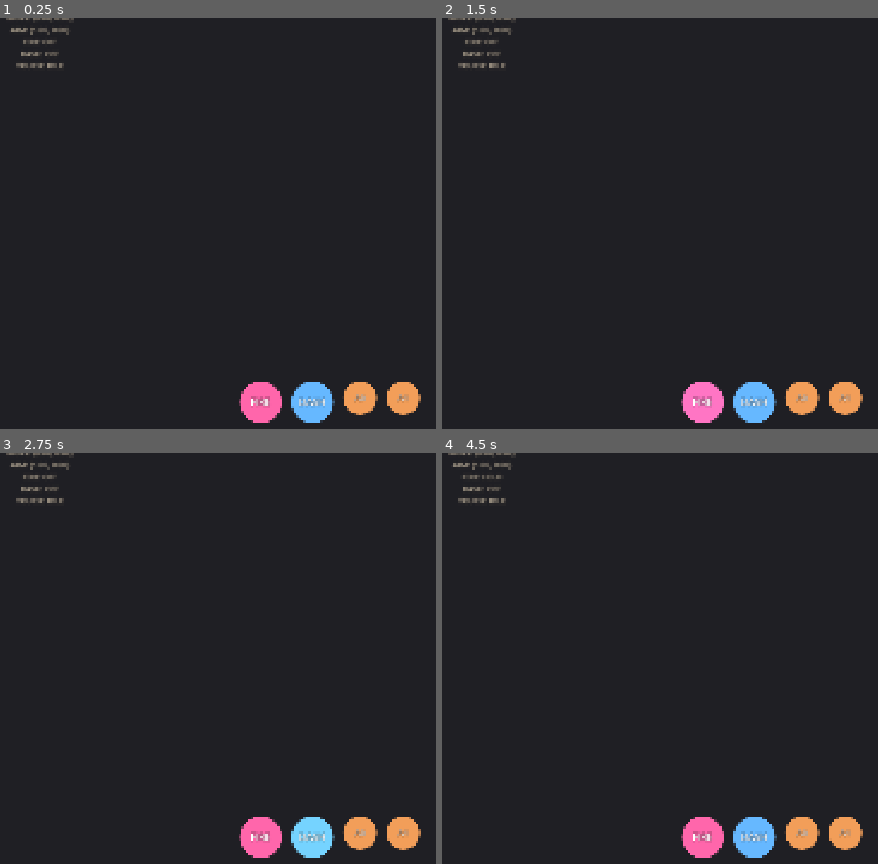
Above: before the commit, frames 1-4 (two rows, left to right).
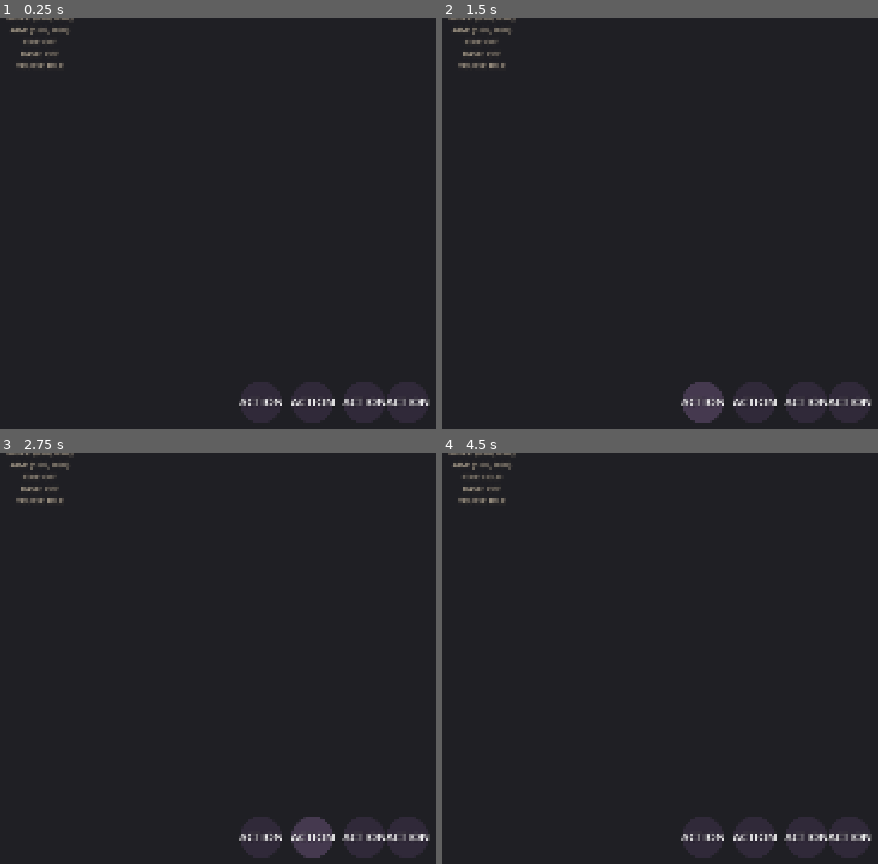
Above: after the commit, the same moments.

Repository: ZhiH2333/WPG
Game: Godot game, scene res://ui/mobile/mobile_controls_test.tscn
Same seed, same stepped clock (60 frames per second), same inputs: the game is played once before the commit and once after it. This scene is started directly instead of the project's main scene.
Inputs (mouse positions are in pixels of both pictures, inside the frame that each line leads up to):
- Up to frame 1 (0.25 s): no input
- Up to frame 2 (1.5 s): click (703, 400) at 0.5 s, where only the run before the commit has a clickable "FIRE"; click (703, 400) at 1.25 s, where only the run after the commit has a clickable "ACTION"
- Up to frame 3 (2.75 s): click (313, 835) at 2 s, where only the run before the commit has a clickable "DASH"
- Up to frame 4 (4.5 s): click (803, 831) at 2.75 s, where only the run before the commit has a clickable "A0"; click (847, 831) at 3.5 s, where only the run before the commit has a clickable "A1"; tap Enter (ui_accept) at 4.25 s; drag from (703, 851) to (564, 580) at 4.27 s

The runs differ from the first frame. In frame 1, 2.7% of the frame differs, in the area x 54-99%, y 88-99%; in frame 2, 2.7%; in frame 3, 2.7%; in frame 4, 2.7%.
Error after the commit: Invalid assignment of property or key 'button_color' with value of type 'Color' on a base object of type 'Control (TouchActionButton)'. (res://ui/mobile/mobile…

Commit message:
:sparkles: virtual joy

Diff:
--- a/sandbox/combat_sandbox.gd
+++ b/sandbox/combat_sandbox.gd
@@ -97,6 +97,7 @@
 @onready var _players_root: Node2D = $ViewportContainer/GameViewport/World/Players
 @onready var _net: NetSession = $NetSession
 @onready var _room_notice: RoomNotice = $RoomNotice
+@onready var _touch_controls: TouchControls = $TouchControls
 
 func _ready() -> void:
 	GameSettings.load_from_disk()
@@ -289,6 +290,18 @@
 	_hud.bind_weapon_host(_local_player.get_weapon_host())
 	_hud.bind_encounter(_encounter)
 	_hud.bind_run_session(_run_session)
+
+	# Bind TouchControls to PlayerInput
+	if _touch_controls != null:
+		var touch_input: TouchInput = _touch_controls.get_touch_input()
+		if touch_input != null:
+			if player_input != null:
+				touch_input._set_player_input_for_test(player_input)
+				# Also bind the individual components
+				touch_input._set_move_stick_for_test(_touch_controls._move_stick)
+				touch_input._set_aim_stick_for_test(_touch_controls._aim_stick)
+				touch_input._set_fire_button_for_test(_touch_controls._fire_button)
+				touch_input._set_dash_button_for_test(_touch_controls._dash_button)
 	_bind_party_hud()
 	_bind_weapon_hit_players()
 	_run_session.bind_players(_synced_pawns)
--- a/sandbox/combat_sandbox.tscn
+++ b/sandbox/combat_sandbox.tscn
@@ -26,6 +26,7 @@
 [ext_resource type="AudioStream" path="res://audio/war.mp3" id="24_music"]
 [ext_resource type="Script" path="res://arena/net_session.gd" id="25_net"]
 [ext_resource type="PackedScene" path="res://ui/room_notice.tscn" id="26_notice"]
+[ext_resource type="PackedScene" path="res://ui/mobile/touch_controls.tscn" id="27_touch"]
 
 [sub_resource type="RectangleShape2D" id="RectangleShape2D_hwall"]
 size = Vector2(1680, 40)
@@ -302,3 +303,5 @@
 [node name="PauseOverlay" parent="." instance=ExtResource("18_pause")]
 
 [node name="RoomNotice" parent="." instance=ExtResource("26_notice")]
+
+[node name="TouchControls" parent="." instance=ExtResource("27_touch")]
--- a/ui/game_settings.gd
+++ b/ui/game_settings.gd
@@ -50,6 +50,13 @@
 	"weapon_smg": JOY_BUTTON_DPAD_DOWN,
 }
 
+enum TouchControlsMode {
+	AUTO = 0,
+	ON = 1,
+	OFF = 2,
+}
+
+static var _touch_controls_mode: int = TouchControlsMode.AUTO
 static var _volume: float = DEFAULT_VOLUME
 static var _music_volume: float = DEFAULT_VOLUME
 static var _sfx_volume: float = DEFAULT_VOLUME
@@ -70,6 +77,7 @@
 	_ui_scale = 1.0
 	_vsync_enabled = true
 	_msaa_index = 0
+	_touch_controls_mode = TouchControlsMode.AUTO
 	_key_overrides.clear()
 	_joy_overrides.clear()
 	if not FileAccess.file_exists(PATH):
@@ -85,6 +93,7 @@
 	_ui_scale = clampf(float(cfg.get_value("display", "ui_scale", 1.0)), 0.8, 1.3)
 	_vsync_enabled = bool(cfg.get_value("display", "vsync", true))
 	_msaa_index = clampi(int(cfg.get_value("display", "msaa", 0)), 0, 3)
+	_touch_controls_mode = clampi(int(cfg.get_value("input", "touch_controls", int(TouchControlsMode.AUTO))), 0, 2)
 	for action: String in REBINDABLE_ACTIONS:
 		var default_key: int = int(DEFAULT_KEYS[action])
 		var stored: int = int(cfg.get_value("controls", action, default_key))
@@ -106,6 +115,7 @@
 	cfg.set_value("display", "ui_scale", _ui_scale)
 	cfg.set_value("display", "vsync", _vsync_enabled)
 	cfg.set_value("display", "msaa", _msaa_index)
+	cfg.set_value("input", "touch_controls", int(_touch_controls_mode))
 	for action: String in REBINDABLE_ACTIONS:
 		cfg.set_value("controls", action, get_key_for_action(action))
 	for action: String in REBINDABLE_JOY_ACTIONS:
@@ -198,6 +208,25 @@
 
 static func set_msaa_index(index: int) -> void:
 	_msaa_index = clampi(index, 0, 3)
+
+static func get_touch_controls_mode() -> TouchControlsMode:
+	return _touch_controls_mode
+
+static func set_touch_controls_mode(mode: TouchControlsMode) -> void:
+	_touch_controls_mode = mode
+
+static func is_mobile_platform() -> bool:
+	return OS.has_feature("mobile") or OS.has_feature("web_android") or OS.has_feature("web_ios")
+
+static func is_touch_controls_enabled() -> bool:
+	match _touch_controls_mode:
+		TouchControlsMode.ON:
+			return true
+		TouchControlsMode.OFF:
+			return false
+		TouchControlsMode.AUTO:
+			return is_mobile_platform()
+	return false
 
 static func get_key_for_action(action: String) -> int:
 	return int(_key_overrides.get(action, DEFAULT_KEYS.get(action, -1)))
--- a/ui/game_theme.tres
+++ b/ui/game_theme.tres
@@ -430,6 +430,88 @@
 corner_radius_top_right = 6
 corner_radius_bottom_right = 6
 corner_radius_bottom_left = 6
+
+[sub_resource type="StyleBoxFlat" id="sb_touch_action_normal"]
+content_margin_left = 0.0
+content_margin_top = 0.0
+content_margin_right = 0.0
+content_margin_bottom = 0.0
+bg_color = Color(0.19, 0.16, 0.225, 1)
+corner_radius_top_left = 50
+corner_radius_top_right = 50
+corner_radius_bottom_right = 50
+corner_radius_bottom_left = 50
+
+[sub_resource type="StyleBoxFlat" id="sb_touch_action_hover"]
+content_margin_left = 0.0
+content_margin_top = 0.0
+content_margin_right = 0.0
+content_margin_bottom = 0.0
+bg_color = Color(0.27, 0.225, 0.31, 1)
+corner_radius_top_left = 50
+corner_radius_top_right = 50
+corner_radius_bottom_right = 50
+corner_radius_bottom_left = 50
+
+[sub_resource type="StyleBoxFlat" id="sb_touch_action_pressed"]
+content_margin_left = 0.0
+content_margin_top = 0.0
+content_margin_right = 0.0
+content_margin_bottom = 0.0
+bg_color = Color(0.42, 0.22, 0.33, 1)
+corner_radius_top_left = 50
+corner_radius_top_right = 50
+corner_radius_bottom_right = 50
+corner_radius_bottom_left = 50
+
+[sub_resource type="StyleBoxFlat" id="sb_touch_action_focus"]
+content_margin_left = 0.0
+content_margin_top = 0.0
+content_margin_right = 0.0
+content_margin_bottom = 0.0
+bg_color = Color(1, 1, 1, 0)
+border_width_left = 3
+border_width_top = 3
+border_width_right = 3
+border_width_bottom = 3
+border_color = Color(0.96, 0.93, 0.88, 0.9)
+corner_radius_top_left = 50
+corner_radius_top_right = 50
+corner_radius_bottom_right = 50
+corner_radius_bottom_left = 50
+
+[sub_resource type="StyleBoxFlat" id="sb_touch_action_disabled"]
+content_margin_left = 0.0
+content_margin_top = 0.0
+content_margin_right = 0.0
+content_margin_bottom = 0.0
+bg_color = Color(0.14, 0.12, 0.165, 1)
+corner_radius_top_left = 50
+corner_radius_top_right = 50
+corner_radius_bottom_right = 50
+corner_radius_bottom_left = 50
+
+[sub_resource type="StyleBoxFlat" id="sb_touch_stick_base"]
+content_margin_left = 0.0
+content_margin_top = 0.0
+content_margin_right = 0.0
+content_margin_bottom = 0.0
+bg_color = Color(1, 1, 1, 0.12)
+corner_radius_top_left = 80
+corner_radius_top_right = 80
+corner_radius_bottom_right = 80
+corner_radius_bottom_left = 80
+
+[sub_resource type="StyleBoxFlat" id="sb_touch_stick_knob"]
+content_margin_left = 0.0
+content_margin_top = 0.0
+content_margin_right = 0.0
+content_margin_bottom = 0.0
+bg_color = Color(1, 1, 1, 0.35)
+corner_radius_top_left = 40
+corner_radius_top_right = 40
+corner_radius_bottom_right = 40
+corner_radius_bottom_left = 40
 
 [resource]
 CheckBox/colors/font_color = Color(0.96, 0.93, 0.88, 1)
@@ -696,3 +778,29 @@
 StatValue/constants/outline_size = 6
 StatValue/font_sizes/font_size = 24
 StatValue/fonts/font = SubResource("font_bar_bold")
+
+TouchActionButton/base_type = &"Button"
+TouchActionButton/colors/font_color = Color(1, 1, 1, 1)
+TouchActionButton/font_sizes/font_size = 28
+TouchActionButton/fonts/font = SubResource("font_bar_bold")
+TouchActionButton/styles/disabled = SubResource("sb_touch_action_disabled")
+TouchActionButton/styles/focus = SubResource("sb_touch_action_focus")
+TouchActionButton/styles/hover = SubResource("sb_touch_action_hover")
+TouchActionButton/styles/normal = SubResource("sb_touch_action_normal")
+TouchActionButton/styles/pressed = SubResource("sb_touch_action_pressed")
+
+TouchActionButtonSmall/base_type = &"Button"
+TouchActionButtonSmall/colors/font_color = Color(1, 1, 1, 1)
+TouchActionButtonSmall/font_sizes/font_size = 20
+TouchActionButtonSmall/fonts/font = SubResource("font_bar_bold")
+TouchActionButtonSmall/styles/disabled = SubResource("sb_touch_action_disabled")
+TouchActionButtonSmall/styles/focus = SubResource("sb_touch_action_focus")
+TouchActionButtonSmall/styles/hover = SubResource("sb_touch_action_hover")
+TouchActionButtonSmall/styles/normal = SubResource("sb_touch_action_normal")
+TouchActionButtonSmall/styles/pressed = SubResource("sb_touch_action_pressed")
+
+TouchStickBase/base_type = &"TextureRect"
+TouchStickBase/styles/normal = SubResource("sb_touch_stick_base")
+
+TouchStickKnob/base_type = &"TextureRect"
+TouchStickKnob/styles/normal = SubResource("sb_touch_stick_knob")
--- a/ui/mobile/touch_action_button.gd
+++ b/ui/mobile/touch_action_button.gd
@@ -3,15 +3,16 @@
 
 ## 轻量触屏按钮组件：pressed / released / held / just_pressed
 ## 不包含任何战斗逻辑，只产出边沿与状态
+## 使用 FlatBold theme tokens，不创建 StyleBoxFlat.new()
 
 signal pressed
 signal released
 signal just_pressed
 
 @export var button_text: String = "ACTION"
-@export var button_color: Color = Color(1, 0.4, 0.67, 1)
 @export var button_size: Vector2 = Vector2(100, 100)
 @export var font_size: int = 28
+@export var use_small_variant: bool = false
 
 var _held: bool = false
 var _just_pressed: bool = false
@@ -30,41 +31,8 @@
 func _setup_button() -> void:
 	_button.custom_minimum_size = button_size
 	_button.size = button_size
-	_button.theme_type_variation = ""
-
-	var style_normal: StyleBoxFlat = StyleBoxFlat.new()
-	style_normal.bg_color = button_color
-	style_normal.corner_radius_top_left = 50
-	style_normal.corner_radius_top_right = 50
-	style_normal.corner_radius_bottom_right = 50
-	style_normal.corner_radius_bottom_left = 50
-	style_normal.content_margin_left = 0
-	style_normal.content_margin_top = 0
-	style_normal.content_margin_right = 0
-	style_normal.content_margin_bottom = 0
-
-	var style_hover: StyleBoxFlat = style_normal.duplicate() as StyleBoxFlat
-	style_hover.bg_color = button_color * Color(1.15, 1.15, 1.15, 1)
-
-	var style_pressed: StyleBoxFlat = style_normal.duplicate() as StyleBoxFlat
-	style_pressed.bg_color = button_color * Color(0.85, 0.85, 0.85, 1)
-
-	var style_focus: StyleBoxFlat = StyleBoxFlat.new()
-	style_focus.border_width_left = 3
-	style_focus.border_width_top = 3
-	style_focus.border_width_right = 3
-	style_focus.border_width_bottom = 3
-	style_focus.border_color = Color(0.96, 0.93, 0.88, 0.9)
-	style_focus.corner_radius_top_left = 50
-	style_focus.corner_radius_top_right = 50
-	style_focus.corner_radius_bottom_right = 50
-	style_focus.corner_radius_bottom_left = 50
-
-	_button.add_theme_stylebox_override("normal", style_normal)
-	_button.add_theme_stylebox_override("hover", style_hover)
-	_button.add_theme_stylebox_override("pressed", style_pressed)
-	_button.add_theme_stylebox_override("focus", style_focus)
-	_button.add_theme_stylebox_override("disabled", style_normal.duplicate())
+	_button.theme_type_variation = "TouchActionButtonSmall" if use_small_variant else "TouchActionButton"
+	_button.focus_mode = Control.FOCUS_NONE
 
 	_label.text = button_text
 	_label.horizontal_alignment = HORIZONTAL_ALIGNMENT_CENTER
--- /dev/null
+++ b/ui/mobile/touch_controls.gd
@@ -0,0 +1,64 @@
+extends Control
+class_name TouchControls
+
+## Touch Controls 容器：管理虚拟摇杆和动作按钮的显示/隐藏
+## 根据 GameSettings.is_touch_controls_enabled() 决定是否显示
+## 不包含战斗逻辑，只负责组合 VirtualStick / TouchActionButton / TouchInput
+
+signal touch_visibility_changed(visible: bool)
+
+@onready var _move_stick: VirtualStick = $MoveStick
+@onready var _aim_stick: VirtualStick = $AimStick
+@onready var _fire_button: TouchActionButton = $ActionButtons/FireButton
+@onready var _dash_button: TouchActionButton = $ActionButtons/DashButton
+@onready var _ability0_button: TouchActionButton = $ActionButtons/Ability0Button
+@onready var _ability1_button: TouchActionButton = $ActionButtons/Ability1Button
+@onready var _touch_input: TouchInput = $TouchInput
+@onready var _root: Control = $Root
+
+func _ready() -> void:
+	GameSettings.load_from_disk()
+	_update_visibility()
+	set_process(true)
+	print("DEBUG TouchControls _ready: visible=" + str(_root.visible) + " should_show=" + str(GameSettings.is_touch_controls_enabled()))
+
+func _process(delta: float) -> void:
+	_update_visibility()
+
+func _update_visibility() -> void:
+	var should_show: bool = GameSettings.is_touch_controls_enabled()
+	print("DEBUG _update_visibility: current visible=" + str(_root.visible) + " should_show=" + str(should_show))
+	if _root.visible != should_show:
+		_root.visible = should_show
+		touch_visibility_changed.emit(should_show)
+		print("DEBUG Visibility changed to=" + str(should_show))
+
+func set_touch_visible(visible: bool) -> void:
+	_root.visible = visible
+
+func is_touch_visible() -> bool:
+	return _root.visible
+
+func _setup_buttons_if_enabled() -> void:
+	if not GameSettings.is_touch_controls_enabled():
+		return
+	if _fire_button == null or _dash_button == null or _ability0_button == null or _ability1_button == null:
+		print("WARNING: TouchActionButton references are null, buttons not setup")
+		return
+	_fire_button.button_text = "FIRE"
+	_dash_button.button_text = "DASH"
+	_ability0_button.button_text = "A0"
+	_ability1_button.button_text = "A1"
+	_fire_button.button_color = Color(1, 0.4, 0.67, 1)
+	_dash_button.button_color = Color(0.4, 0.72, 1, 1)
+	_ability0_button.button_color = Color(0.95, 0.62, 0.35, 1)
+	_ability1_button.button_color = Color(0.95, 0.62, 0.35, 1)
+	_ability0_button.use_small_variant = true
+	_ability1_button.use_small_variant = true
+	_fire_button._setup_button()
+	_dash_button._setup_button()
+	_ability0_button._setup_button()
+	_ability1_button._setup_button()
+
+func get_touch_input() -> TouchInput:
+	return _touch_input
--- /dev/null
+++ b/ui/mobile/touch_controls.tscn
@@ -0,0 +1,183 @@
+[gd_scene load_steps=5 format=3 uid="uid://touch_controls"]
+
+[ext_resource type="Script" path="res://ui/mobile/touch_controls.gd" id="1_touch_controls"]
+[ext_resource type="Script" path="res://player/player_input.gd" id="2_player_input"]
+[ext_resource type="Script" path="res://ui/mobile/virtual_stick.gd" id="3_virtual_stick"]
+[ext_resource type="Script" path="res://ui/mobile/touch_action_button.gd" id="4_touch_button"]
+[ext_resource type="Script" path="res://ui/mobile/touch_input.gd" id="5_touch_input"]
+[ext_resource type="Theme" path="res://ui/game_theme.tres" id="6_theme"]
+
+[node name="TouchControls" type="Control"]
+layout_mode = 3
+anchors_preset = 15
+anchor_right = 1.0
+anchor_bottom = 1.0
+grow_horizontal = 2
+grow_vertical = 2
+mouse_filter = 2
+theme = ExtResource("6_theme")
+script = ExtResource("1_touch_controls")
+
+[node name="Root" type="Control" parent="."]
+visible = false
+layout_mode = 3
+anchors_preset = 15
+anchor_right = 1.0
+anchor_bottom = 1.0
+grow_horizontal = 2
+grow_vertical = 2
+mouse_filter = 2
+
+[node name="MoveStick" type="Control" parent="Root"]
+layout_mode = 1
+anchors_preset = 2
+anchor_left = 0.0
+anchor_top = 1.0
+anchor_right = 0.0
+anchor_bottom = 1.0
+offset_left = 24.0
+offset_top = -200.0
+offset_right = 184.0
+offset_bottom = -24.0
+grow_horizontal = 1
+grow_vertical = 0
+script = ExtResource("3_virtual_stick")
+
+[node name="Base" type="TextureRect" parent="Root/MoveStick"]
+layout_mode = 1
+anchors_preset = 0
+mouse_filter = 0
+
+[node name="Knob" type="TextureRect" parent="Root/MoveStick"]
+layout_mode = 1
+anchors_preset = 0
+mouse_filter = 0
+
+[node name="AimStick" type="Control" parent="Root"]
+layout_mode = 1
+anchors_preset = 1
+anchor_left = 1.0
+anchor_top = 1.0
+anchor_right = 1.0
+anchor_bottom = 1.0
+offset_left = -184.0
+offset_top = -200.0
+offset_right = -24.0
+offset_bottom = -24.0
+grow_horizontal = 0
+grow_vertical = 0
+script = ExtResource("3_virtual_stick")
+
+[node name="Base" type="TextureRect" parent="Root/AimStick"]
+layout_mode = 1
+anchors_preset = 0
+mouse_filter = 0
+
+[node name="Knob" type="TextureRect" parent="Root/AimStick"]
+layout_mode = 1
+anchors_preset = 0
+mouse_filter = 0
+
+[node name="ActionButtons" type="HBoxContainer" parent="Root"]
+layout_mode = 1
+anchors_preset = 1
+anchor_left = 1.0
+anchor_top = 1.0
+anchor_right = 1.0
+anchor_bottom = 1.0
+offset_left = -460.0
+offset_top = -200.0
+offset_right = -24.0
+offset_bottom = -24.0
+grow_horizontal = 0
+grow_vertical = 0
+theme_override_constants/separation = 16
+
+[node name="FireButton" type="Control" parent="Root/ActionButtons"]
+layout_mode = 2
+custom_minimum_size = Vector2(100, 100)
+script = ExtResource("4_touch_button")
+
+[node name="Button" type="Button" parent="Root/ActionButtons/FireButton"]
+layout_mode = 2
+custom_minimum_size = Vector2(100, 100)
+theme_type_variation = ""
+focus_mode = 0
+
+[node name="Label" type="Label" parent="Root/ActionButtons/FireButton/Button"]
+layout_mode = 2
+anchors_preset = 15
+anchor_right = 1.0
+anchor_bottom = 1.0
+grow_horizontal = 2
+grow_vertical = 2
+mouse_filter = 2
+
+[node name="DashButton" type="Control" parent="Root/ActionButtons"]
+layout_mode = 2
+custom_minimum_size = Vector2(100, 100)
+script = ExtResource("4_touch_button")
+
+[node name="Button" type="Button" parent="Root/ActionButtons/DashButton"]
+layout_mode = 2
+custom_minimum_size = Vector2(100, 100)
+theme_type_variation = ""
+focus_mode = 0
+
+[node name="Label" type="Label" parent="Root/ActionButtons/DashButton/Button"]
+layout_mode = 2
+anchors_preset = 15
+anchor_right = 1.0
+anchor_bottom = 1.0
+grow_horizontal = 2
+grow_vertical = 2
+mouse_filter = 2
+
+[node name="Ability0Button" type="Control" parent="Root/ActionButtons"]
+layout_mode = 2
+custom_minimum_size = Vector2(80, 80)
+script = ExtResource("4_touch_button")
+
+[node name="Button" type="Button" parent="Root/ActionButtons/Ability0Button"]
+layout_mode = 2
+custom_minimum_size = Vector2(80, 80)
+theme_type_variation = ""
+focus_mode = 0
+
+[node name="Label" type="Label" parent="Root/ActionButtons/Ability0Button/Button"]
+layout_mode = 2
+anchors_preset = 15
+anchor_right = 1.0
+anchor_bottom = 1.0
+grow_horizontal = 2
+grow_vertical = 2
+mouse_filter = 2
+
+[node name="Ability1Button" type="Control" parent="Root/ActionButtons"]
+layout_mode = 2
+custom_minimum_size = Vector2(80, 80)
+script = ExtResource("4_touch_button")
+
+[node name="Button" type="Button" parent="Root/ActionButtons/Ability1Button"]
+layout_mode = 2
+custom_minimum_size = Vector2(80, 80)
+theme_type_variation = ""
+focus_mode = 0
+
+[node name="Label" type="Label" parent="Root/ActionButtons/Ability1Button/Button"]
+layout_mode = 2
+anchors_preset = 15
+anchor_right = 1.0
+anchor_bottom = 1.0
+grow_horizontal = 2
+grow_vertical = 2
+mouse_filter = 2
+
+[node name="TouchInput" type="Node" parent="Root"]
+script = ExtResource("5_touch_input")
+move_stick_path = NodePath("MoveStick")
+aim_stick_path = NodePath("AimStick")
+fire_button_path = NodePath("ActionButtons/FireButton")
+dash_button_path = NodePath("ActionButtons/DashButton")
+ability0_button_path = NodePath("ActionButtons/Ability0Button")
+ability1_button_path = NodePath("ActionButtons/Ability1Button")
--- a/ui/mobile/virtual_stick.gd
+++ b/ui/mobile/virtual_stick.gd
@@ -3,14 +3,13 @@
 
 ## 通用虚拟摇杆组件：base/knob + 触摸拖动 + 归一化输出 + deadzone + clamp
 ## 左摇杆用于移动，右摇杆用于瞄准。无业务逻辑，只产出 Vector2
+## 使用 FlatBold theme tokens，不创建 StyleBoxFlat.new()
 
 signal stick_moved(direction: Vector2)
 signal stick_released
 
 @export var deadzone: float = 0.15
 @export var max_radius: float = 80.0
-@export var base_color: Color = Color(1, 1, 1, 0.12)
-@export var knob_color: Color = Color(1, 1, 1, 0.35)
 @export var base_size: float = 160.0
 @export var knob_size: float = 80.0
 
@@ -35,11 +34,8 @@
 	_base.size = Vector2(base_size, base_size)
 	_knob.size = Vector2(knob_size, knob_size)
 
-	var base_tex: ImageTexture = _create_circle_texture(base_size, base_color)
-	_base.texture = base_tex
-
-	var knob_tex: ImageTexture = _create_circle_texture(knob_size, knob_color)
-	_knob.texture = knob_tex
+	_base.theme_type_variation = "TouchStickBase"
+	_knob.theme_type_variation = "TouchStickKnob"
 
 	_knob.anchor_left = 0.5
 	_knob.anchor_top = 0.5
@@ -49,18 +45,6 @@
 	_knob.offset_top = -knob_size * 0.5
 	_knob.offset_right = knob_size * 0.5
 	_knob.offset_bottom = knob_size * 0.5
-
-func _create_circle_texture(size: float, color: Color) -> ImageTexture:
-	var img: Image = Image.create(int(size), int(size), false, Image.FORMAT_RGBA8)
-	var center: Vector2 = Vector2(size * 0.5, size * 0.5)
-	var radius: float = size * 0.5
-	for x in range(int(size)):
-		for y in range(int(size)):
-			var pos: Vector2 = Vector2(x, y)
-			if pos.distance_to(center) <= radius:
-				img.set_pixel(x, y, color)
-	var tex: ImageTexture = ImageTexture.create_from_image(img)
-	return tex
 
 func _gui_input(event: InputEvent) -> void:
 	if event is InputEventScreenTouch:
--- a/ui/settings_overlay.gd
+++ b/ui/settings_overlay.gd
@@ -608,6 +608,11 @@
 	GameSettings.apply()
 	GameSettings.save_to_disk()
 
+func _on_touch_controls_selected(index: int) -> void:
+	_play_click()
+	GameSettings.set_touch_controls_mode(index)
+	GameSettings.save_to_disk()
+
 func _on_delete_all_confirmed() -> void:
 	_play_click()
 	var dir: DirAccess = DirAccess.open("user://")
@@ -622,11 +627,36 @@
 
 func _build_bind_rows() -> void:
 	var body: VBoxContainer = _controls_section.body
+
+	# Touch Controls Mode
+	var touch_row: HBoxContainer = HBoxContainer.new()
+	touch_row.set_meta("settings_search", "touch controls mobile on screen")
+	touch_row.mouse_filter = Control.MOUSE_FILTER_STOP
+	touch_row.add_theme_constant_override("separation", 12)
+	var touch_label: Label = Label.new()
+	touch_label.theme_type_variation = &"SettingsHeader"
+	touch_label.text = "Touch Controls"
+	touch_label.mouse_filter = Control.MOUSE_FILTER_IGNORE
+	touch_label.size_flags_horizontal = Control.SIZE_EXPAND_FILL
+	var touch_option: OptionButton = OptionButton.new()
+	touch_option.theme_type_variation = ""
+	touch_option.custom_minimum_size = Vector2(160, 44)
+	touch_option.mouse_filter = Control.MOUSE_FILTER_STOP
+	touch_option.add_item("AUTO")
+	touch_option.add_item("ON")
+	touch_option.add_item("OFF")
+	touch_option.select(int(GameSettings.get_touch_controls_mode()))
+	touch_option.item_selected.connect(_on_touch_controls_selected)
+	touch_row.add_child(touch_label)
+	touch_row.add_child(touch_option)
+	body.add_child(touch_row)
+
 	var hint: Label = Label.new()
 	hint.theme_type_variation = &"RunSummaryHint"
-	hint.text = "Sticks stay analog. Pad column rebinds Dash and guns."
+
 	hint.mouse_filter = Control.MOUSE_FILTER_IGNORE
 	body.add_child(hint)
+
 	var bind_status: Label = Label.new()
 	bind_status.name = "BindStatus"
 	bind_status.theme_type_variation = &"Caption"
Not shown, added: ui/mobile/touch_controls.gd.uid
